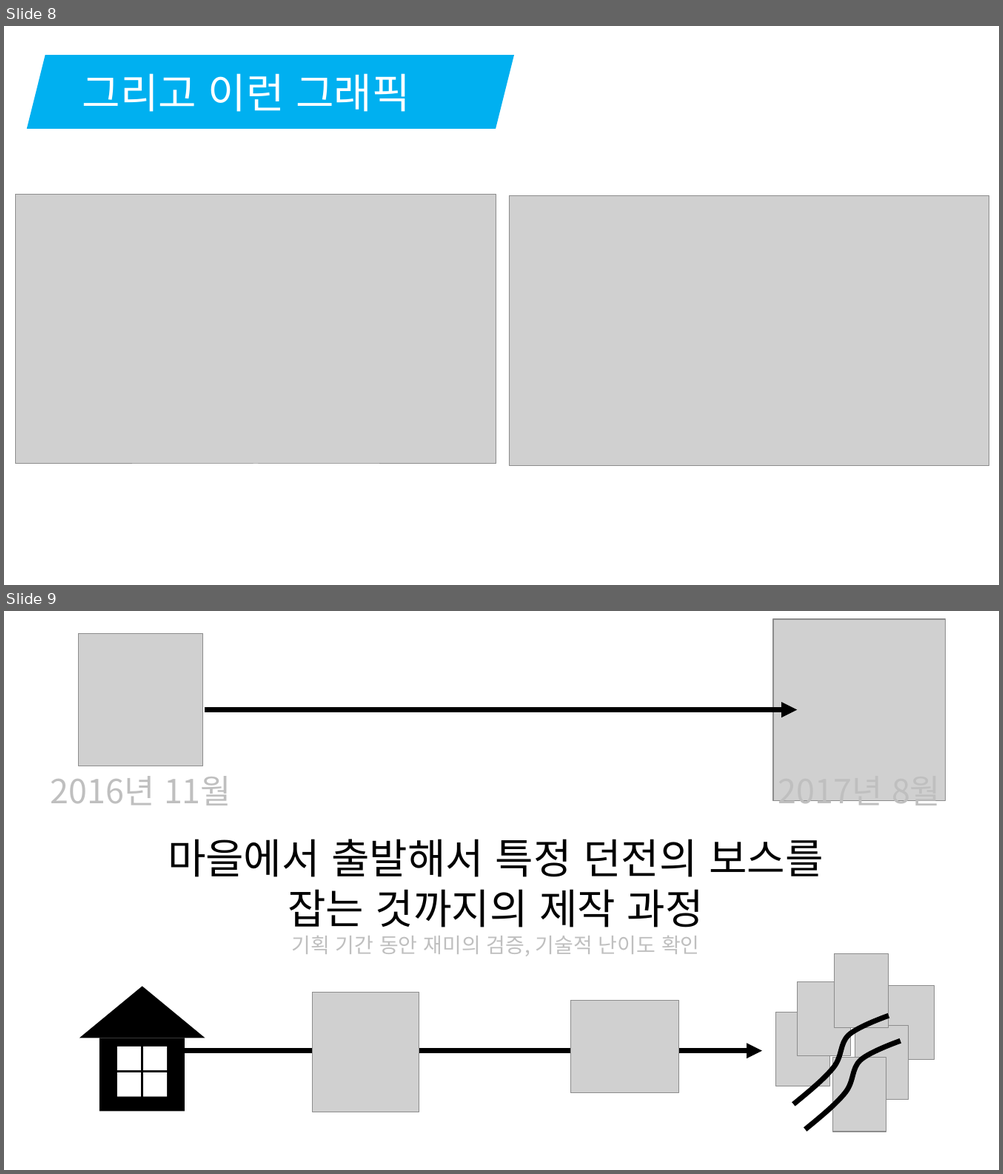
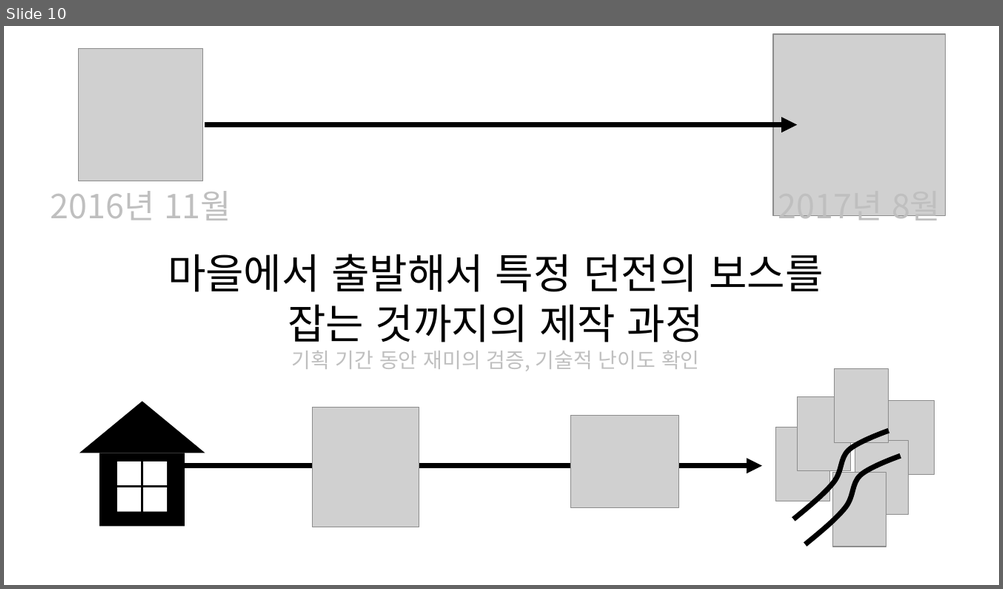
Before and after one commit to korleinster/gamebusdriver, a slide deck: documents/노루막이_김형준_신창섭_홍승필_허지훈.pptx. Shown one above the other, each under a label of ours: slides 8 and 9 before the commit, slide 10 after it. The pictures are 1003x1174 and 1003x589 pixels, drawn with LibreOffice and Linux fonts; fonts in the diff are those of the drawing; grey boxes stand for pictures; background and template pictures are left out. Boxes give left, top, right and bottom in pixels: in the first picture for what was removed or moved away, otherwise in the second. Text is boxed around its words. In the diff, an @@ line names an element or a change of style, - is before the commit and + after.

```diff
--- a/documents/노루막이_김형준_신창섭_홍승필_허지훈.pptx
+++ b/documents/노루막이_김형준_신창섭_홍승필_허지훈.pptx
@@ slide 8 removed at [4,26,999,585], background #FFFFFF @@
@@ parallelogram removed at [26,55,514,129] @@
-그리고 이런 그래픽
@@ picture removed at [16,194,495,464] @@
@@ picture removed at [509,196,989,466] @@
@@ what was slide 9 is now slide 10 @@
```
Also in this commit, not shown: 8 slides changed, 4 slides added, 2 other slides removed.
